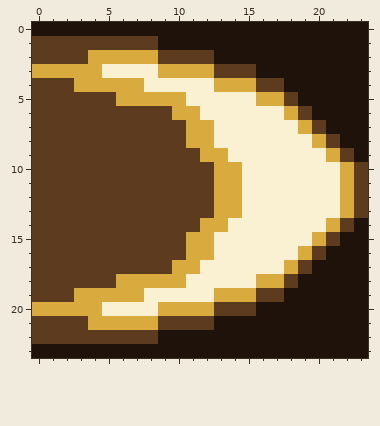
A pixel-art file gets an edit: Assets/Art/UI/Icons/Skill Icons/Beginner/Ase_Icon_FrailLunge.aseprite. That is the earlier state.
24x24 pixels, 1 frame.
New version:
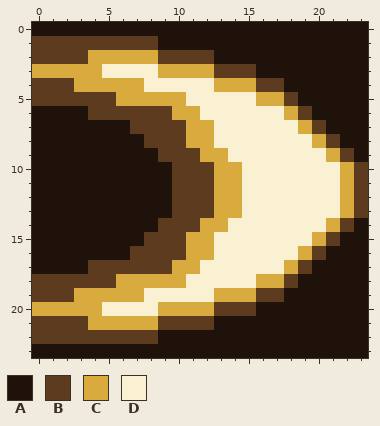
Palette (. is transparent): A #1f120a  B #5c3b1e  C #d9aa3e  D #f9f1d2
From old to new:
Colour B becomes colour A in row 6 at x 0 to 3; in row 7 at x 0 to 6; in row 8 at x 0 to 7; in row 9 at x 0 to 8; in rows 10 to 13 at x 0 to 9; in row 14 at x 0 to 8.
Colour B becomes colour A in row 15 at x 0 to 7; in row 16 at x 0 to 6; in row 17 at x 0 to 3.
